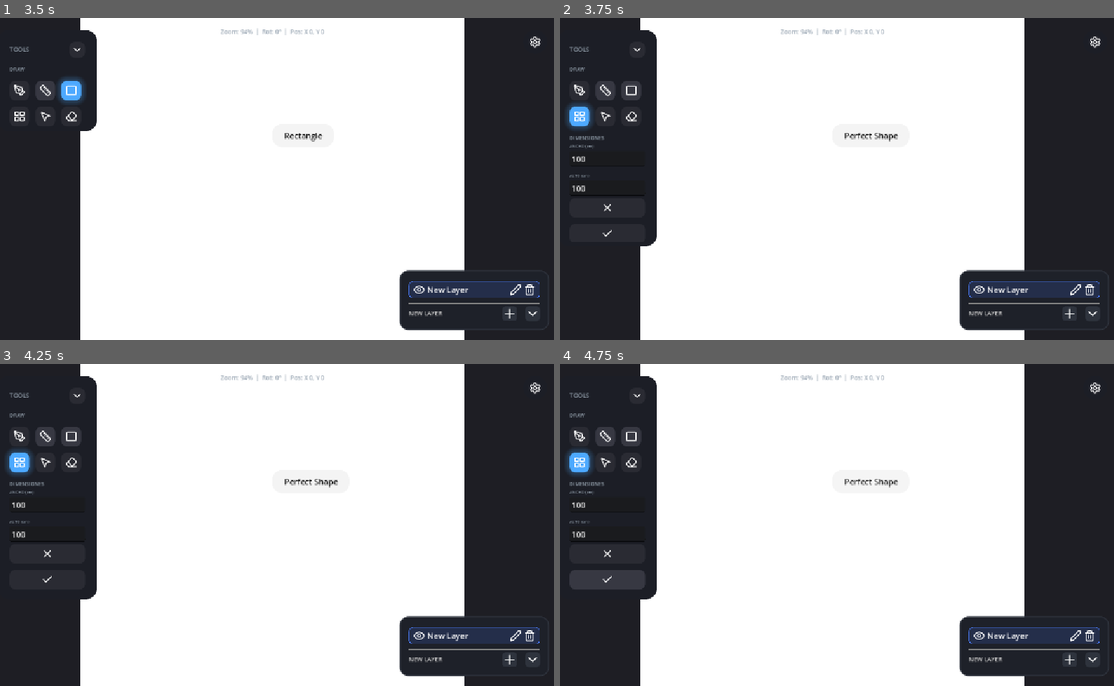
Above: before the commit, frames 1-4 (two rows, left to right).
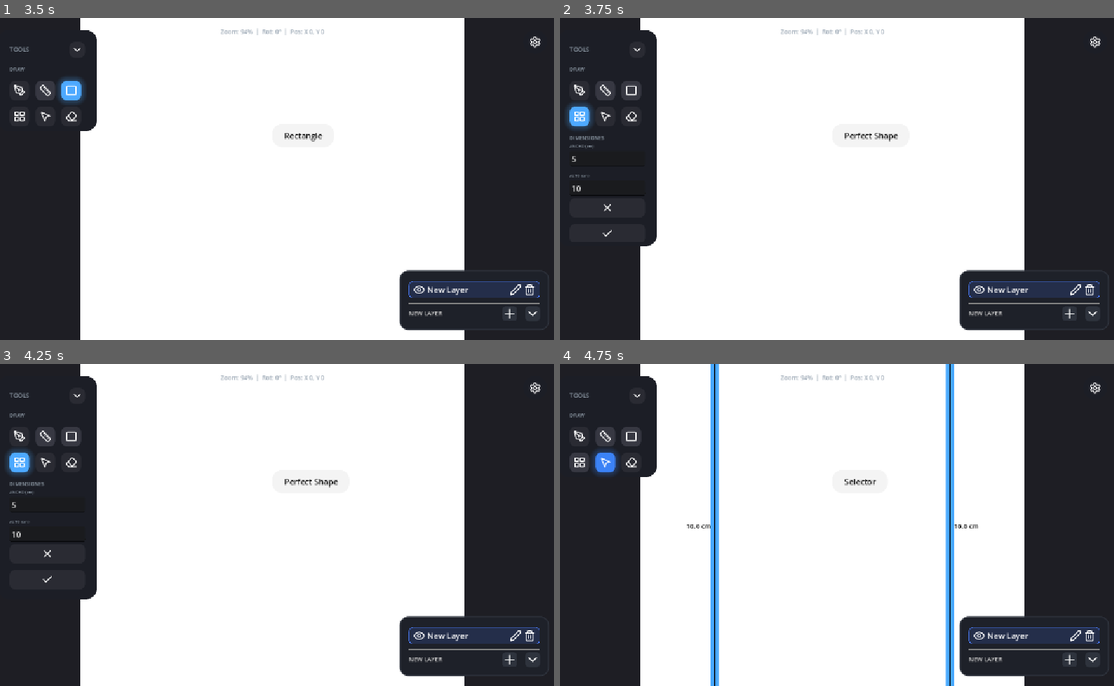
Above: after the commit, the same moments.

Repository: OmarSaez/plan-2d
Game: Godot game, scene res://src/main.tscn
Same seed, same stepped clock (60 frames per second), same inputs: the game is played once before the commit and once after it. This scene is started directly instead of the project's main scene.
Inputs (mouse positions are in pixels of both pictures, inside the frame that each line leads up to):
- Up to frame 1 (3.5 s): click (99, 50) at 0.5 s; click (22, 92) at 1.25 s; click (44, 92) at 2 s; click (72, 92) at 2.75 s
- Up to frame 2 (3.75 s): click (582, 117) at 3.5 s
- Up to frame 3 (4.25 s): no input
- Up to frame 4 (4.75 s): click (609, 579) at 4.25 s

Frame 1 is identical in both runs. In frame 2, less than 0.1% of the frame differs, in the area x 2-5%, y 42-54%; in frame 3, less than 0.1%; in frame 4, 6.0%, in the area x 1-76%, y 0-100%.

Commit message:
Se mejora los gestos de la herramient apara figuras perfectas

Diff:
--- a/src/tools/perfect_shape_tool.gd
+++ b/src/tools/perfect_shape_tool.gd
@@ -1,12 +1,5 @@
 extends BaseTool
 class_name PerfectShapeTool
-
-enum State { IDLE, PLACING }
-var current_state: State = State.IDLE
-
-var exact_w: float = 0.0
-var exact_h: float = 0.0
-var last_pos: Vector2 = Vector2.ZERO
 
 func _init(c: CanvasManager) -> void:
 	super(c)
@@ -14,59 +7,43 @@
 	EventBus.perfect_dimensions_cancelled.connect(_on_dimensions_cancelled)
 
 func _on_dimensions_confirmed(w: float, h: float) -> void:
-	exact_w = w
-	exact_h = h
-	current_state = State.PLACING
-	_update_preview(last_pos)
-
-func _on_dimensions_cancelled() -> void:
-	current_state = State.IDLE
-	var layer = canvas.get_active_layer()
-	if layer:
-		layer.set_current_line(PackedVector2Array())
-
-func cancel_action() -> void:
-	if current_state == State.PLACING:
-		current_state = State.IDLE
-		var layer = canvas.get_active_layer()
-		if layer:
-			layer.set_current_line(PackedVector2Array())
-
-func process_input(event: InputEvent) -> void:
-	if current_state == State.IDLE:
-		if event is InputEventMouseMotion or event is InputEventScreenDrag:
-			last_pos = event.position
-		return
-
 	var layer = canvas.get_active_layer()
 	if not layer: return
 
-	if event is InputEventMouseButton and event.button_index == MOUSE_BUTTON_LEFT:
-		if event.pressed:
-			# Estampar en el lienzo con clic
-			_update_preview(event.position)
-			layer.finish_line()
-			current_state = State.IDLE
+	# Encontrar el centro de la pantalla en coordenadas locales de la hoja
+	var cam = canvas.get_viewport().get_camera_2d()
+	var center_pos = Vector2.ZERO
+	if cam:
+		center_pos = cam.get_screen_center_position()
+		center_pos = layer.get_global_transform().affine_inverse() * center_pos
 
-	elif event is InputEventMouseMotion or event is InputEventScreenDrag:
-		last_pos = event.position
-		_update_preview(last_pos)
+	layer.start_shape("perfect")
 
-func _update_preview(center_pos: Vector2) -> void:
-	if current_state != State.PLACING: return
-	var layer = canvas.get_active_layer()
-	if not layer: return
+	var p1 = center_pos + Vector2(-w/2, -h/2)
+	var p2 = center_pos + Vector2(w/2, -h/2)
+	var p3 = center_pos + Vector2(w/2, h/2)
+	var p4 = center_pos + Vector2(-w/2, h/2)
 
-	layer.start_shape("rectangle")
+	layer.set_current_line(PackedVector2Array([p1, p2, p3, p4, p1]))
+	layer.finish_line()
 
-	# Los valores ya vienen en píxeles desde main_ui.gd
-	var w_px = exact_w
-	var h_px = exact_h
+	# Seleccionar las 4 líneas recién creadas
+	layer.selected_indices.clear()
+	var total_lines = layer.lines.size()
+	if total_lines >= 4:
+		for i in range(total_lines - 4, total_lines):
+			layer.selected_indices.append(i)
 
-	var p1 = center_pos + Vector2(-w_px/2, -h_px/2)
-	var p2 = center_pos + Vector2(w_px/2, -h_px/2)
-	var p3 = center_pos + Vector2(w_px/2, h_px/2)
-	var p4 = center_pos + Vector2(-w_px/2, h_px/2)
-	var p5 = p1
+	layer.queue_redraw()
 
-	layer.set_current_line(PackedVector2Array([p1, p2, p3, p4, p5]))
+	# Cambiar automáticamente a la herramienta Selector para que el usuario pueda moverlo
+	EventBus.tool_selected.emit("label")
+
+func _on_dimensions_cancelled() -> void:
+	pass
+
+func cancel_action() -> void:
+	pass
+
+func process_input(event: InputEvent) -> void:
+	pass
--- a/src/tools/select_tool.gd
+++ b/src/tools/select_tool.gd
@@ -34,78 +34,83 @@
 					if bounds.has_point(event.position):
 						clicked_on_selection_bounds = true
 
-				# Revisar si tocamos una línea (margen 15px) o su etiqueta (margen 40px)
-				var idx = layer.get_closest_line_or_label_index(event.position, 40.0, 15.0)
-
-				if idx != -1:
-					# Lógica de doble clic para rotar etiqueta
-					var current_time = Time.get_ticks_msec() / 1000.0
-					if idx == last_clicked_index and (current_time - double_click_timer) < double_click_threshold:
-						var line = layer.lines[idx]
-
-						# Cancelar el tap pendiente
-						pending_click_id += 1
-
-						var current_angle = line.get("label_angle", 0.0)
-						layer.update_line_label_angle(idx, current_angle + 90.0)
-						canvas.save_state()
-						dragging_index = -1
-						last_clicked_index = -1
-						return
-
-					last_clicked_index = idx
-					double_click_timer = current_time
-
-					# Programar el ocultamiento diferido para dar tiempo al doble tap
-					pending_click_id += 1
-					var expected_id = pending_click_id
-					canvas.get_tree().create_timer(double_click_threshold).timeout.connect(
-						func():
-							if pending_click_id == expected_id:
-								if Input.is_mouse_button_pressed(MOUSE_BUTTON_LEFT):
-									return # Es un long press / drag, no un tap, cancelar toggle
-
-								var active_layer = canvas.get_active_layer()
-								if active_layer and idx >= 0 and idx < active_layer.lines.size():
-									var l = active_layer.lines[idx]
-									var vis = l.get("label_visibility", "default")
-									var is_currently_hidden = (vis == "hidden") or (vis == "default" and not EventBus.show_measures)
-
-									var will_hide = not is_currently_hidden
-									if will_hide:
-										l["label_visibility"] = "hidden"
-										l["hidden_at_time"] = Time.get_ticks_msec() / 1000.0
-										var t = active_layer.get_tree().create_timer(3.0)
-										if t: t.timeout.connect(active_layer.queue_redraw)
-									else:
-										l["label_visibility"] = "visible"
-
-									active_layer.queue_redraw()
-									canvas.save_state()
-					)
-
-					dragging_index = idx
-					is_moving = false
+				if clicked_on_selection_bounds:
+					# Clic dentro del área seleccionada, mover todo como bloque prioritario
+					dragging_index = -2 # Marcador para saber que arrastramos bloque
+					is_moving = true
 					has_dragged = false
 					last_mouse_pos = event.position
 					original_state_saved = false
-
-				elif clicked_on_selection_bounds:
-					# Clic dentro del área seleccionada, mover todo
-					dragging_index = -2 # Marcador para saber que arrastramos bloque
-					is_moving = true
-					has_dragged = false
-					original_state_saved = false
-
 				else:
-					# Clic en espacio vacío: empezar lazo
-					layer.selected_indices.clear()
-					layer.is_drawing_lasso = true
-					layer.lasso_polygon.clear()
-					layer.lasso_polygon.append(event.position)
-					layer.queue_redraw()
-					dragging_index = -1
-					is_moving = false
+					# Si NO tocamos la selección activa, buscar líneas libres
+					var idx = layer.get_closest_line_or_label_index(event.position, 40.0, 15.0)
+
+					if idx != -1:
+						if layer.selected_indices.size() > 0:
+							layer.selected_indices.clear()
+							layer.queue_redraw()
+
+						# Lógica de doble clic para rotar etiqueta
+						var current_time = Time.get_ticks_msec() / 1000.0
+						if idx == last_clicked_index and (current_time - double_click_timer) < double_click_threshold:
+							var line = layer.lines[idx]
+
+							# Cancelar el tap pendiente
+							pending_click_id += 1
+
+							var current_angle = line.get("label_angle", 0.0)
+							layer.update_line_label_angle(idx, current_angle + 90.0)
+							canvas.save_state()
+							dragging_index = -1
+							last_clicked_index = -1
+							return
+
+						last_clicked_index = idx
+						double_click_timer = current_time
+
+						# Programar el ocultamiento diferido para dar tiempo al doble tap
+						pending_click_id += 1
+						var expected_id = pending_click_id
+						canvas.get_tree().create_timer(double_click_threshold).timeout.connect(
+							func():
+								if pending_click_id == expected_id:
+									if Input.is_mouse_button_pressed(MOUSE_BUTTON_LEFT):
+										return # Es un long press / drag, no un tap, cancelar toggle
+
+									var active_layer = canvas.get_active_layer()
+									if active_layer and idx >= 0 and idx < active_layer.lines.size():
+										var l = active_layer.lines[idx]
+										var vis = l.get("label_visibility", "default")
+										var is_currently_hidden = (vis == "hidden") or (vis == "default" and not EventBus.show_measures)
+
+										var will_hide = not is_currently_hidden
+										if will_hide:
+											l["label_visibility"] = "hidden"
+											l["hidden_at_time"] = Time.get_ticks_msec() / 1000.0
+											var t = active_layer.get_tree().create_timer(3.0)
+											if t: t.timeout.connect(active_layer.queue_redraw)
+										else:
+											l["label_visibility"] = "visible"
+
+										active_layer.queue_redraw()
+										canvas.save_state()
+						)
+
+						dragging_index = idx
+						is_moving = false
+						has_dragged = false
+						last_mouse_pos = event.position
+						original_state_saved = false
+
+					else:
+						# Clic en espacio vacío total: empezar lazo
+						layer.selected_indices.clear()
+						layer.is_drawing_lasso = true
+						layer.lasso_polygon.clear()
+						layer.lasso_polygon.append(event.position)
+						layer.queue_redraw()
+						dragging_index = -1
+						is_moving = false
 
 			else:
 				if layer.is_drawing_lasso:
--- a/src/ui/main_ui.tscn
+++ b/src/ui/main_ui.tscn
@@ -267,7 +267,7 @@
 
 [node name="WidthInput" type="LineEdit" parent="Sidebar/Margin/VBox/ContentWrapper/VBoxTools/DimWrapper/DimensionsPanel/HBoxContainer/VBoxWidth"]
 layout_mode = 2
-text = "100"
+text = "5"
 
 [node name="VBoxHeight" type="VBoxContainer" parent="Sidebar/Margin/VBox/ContentWrapper/VBoxTools/DimWrapper/DimensionsPanel/HBoxContainer"]
 layout_mode = 2
@@ -281,7 +281,7 @@
 
 [node name="HeightInput" type="LineEdit" parent="Sidebar/Margin/VBox/ContentWrapper/VBoxTools/DimWrapper/DimensionsPanel/HBoxContainer/VBoxHeight"]
 layout_mode = 2
-text = "100"
+text = "10"
 
 [node name="ButtonsHBox" type="GridContainer" parent="Sidebar/Margin/VBox/ContentWrapper/VBoxTools/DimWrapper/DimensionsPanel"]
 layout_mode = 2
